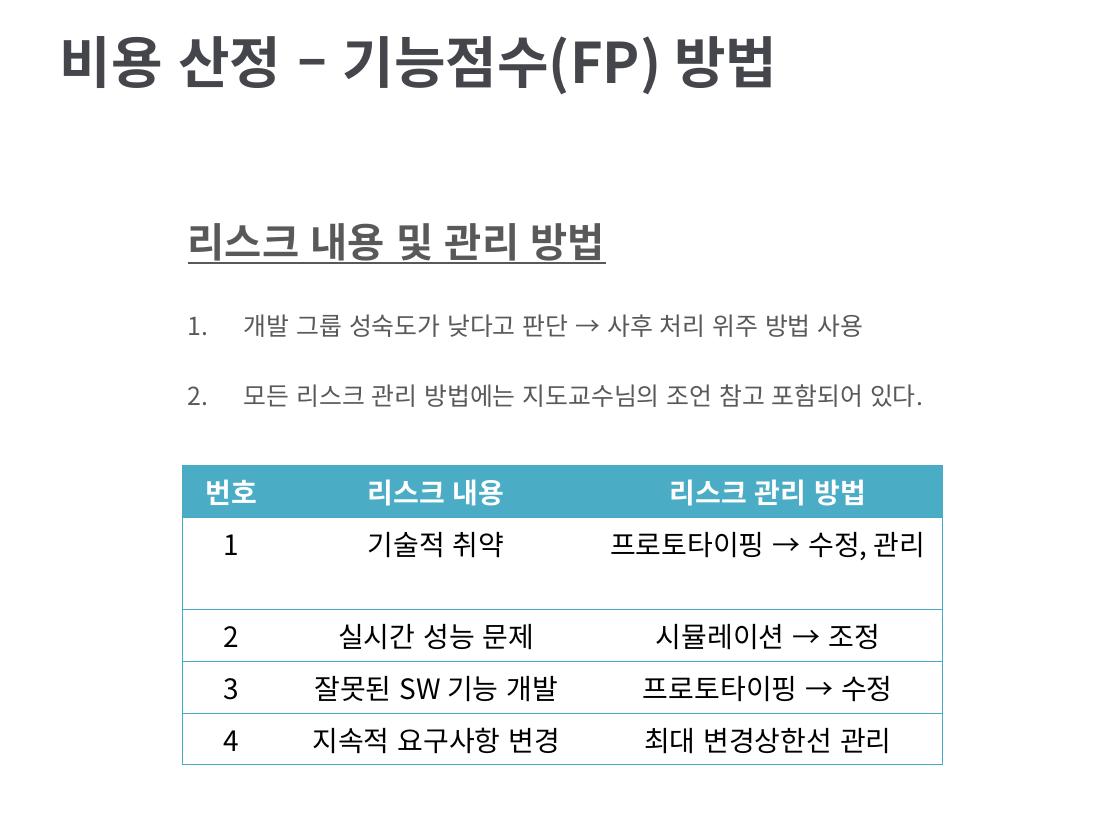
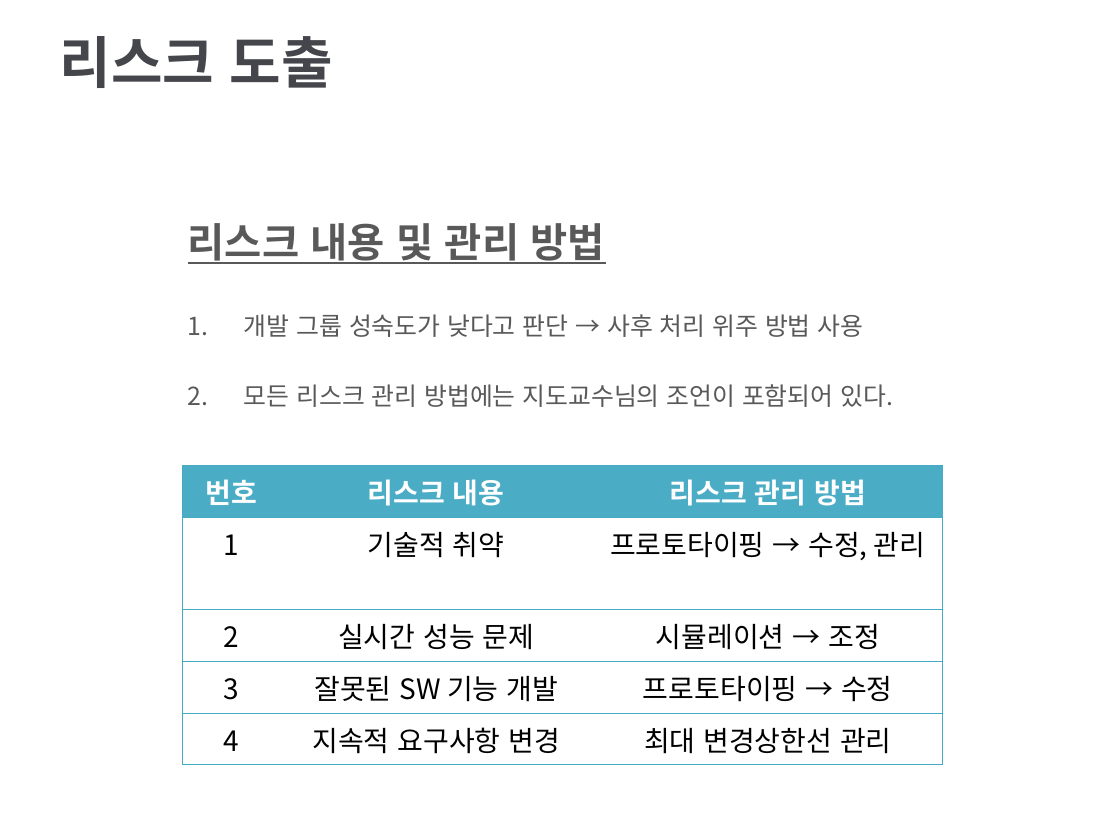
Before and after one commit to DrawGreen2021/Presentation, a slide deck: slide 23 of 팀 그릴그린 중간발표(사업계획서).pptx. Drawn at 1120x840 pixels with LibreOffice and Linux fonts; fonts in the diff are those of the drawing; background and template pictures are left out. Boxes give left, top, right and bottom in pixels: in the first picture for what was removed or moved away, otherwise in the second. Text is boxed around its words. In the diff, an @@ line names an element or a change of style, - is before the commit and + after.

```diff
--- a/팀 그릴그린 중간발표(사업계획서).pptx
+++ b/팀 그릴그린 중간발표(사업계획서).pptx
@@ title at box(60, 36, 333, 88): text changed @@
-비용 산정 – 기능점수(FP) 방법
+리스크 도출
@@ text at box(244, 384, 893, 407): text changed @@
-2. 모든 리스크 관리 방법에는 지도교수님의 조언 참고 포함되어 있다.
+2. 모든 리스크 관리 방법에는 지도교수님의 조언이 포함되어 있다.
```
Also in this commit, not shown: 9 other slides changed, 4 slides added, 2 slides removed, 2 other files.
